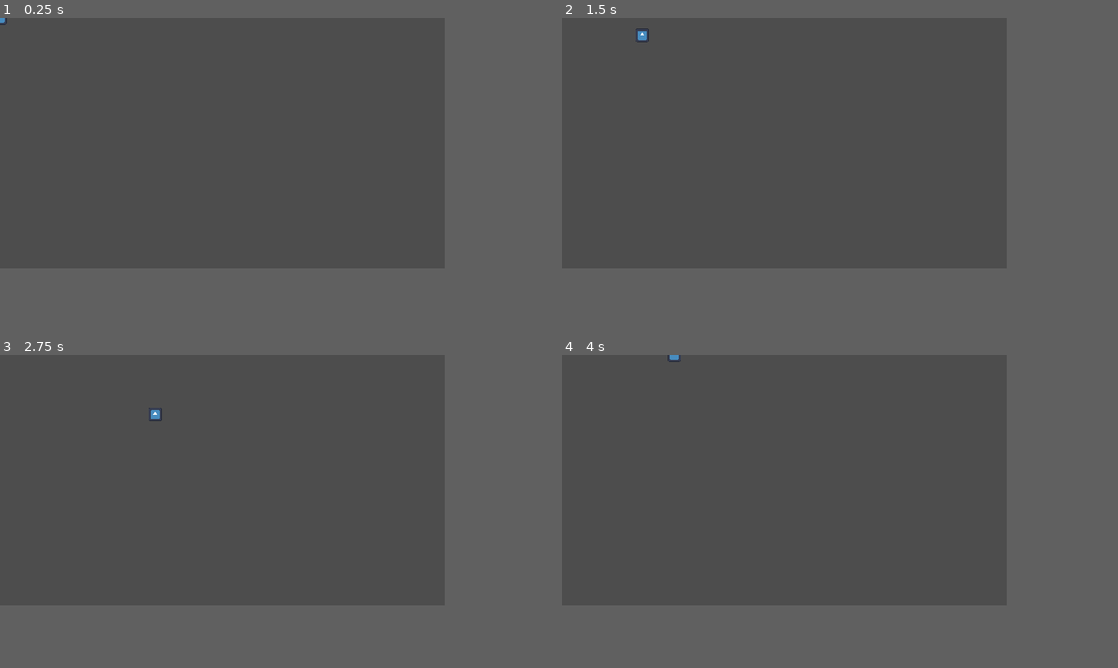
Above: before the commit, frames 1-4 (two rows, left to right).
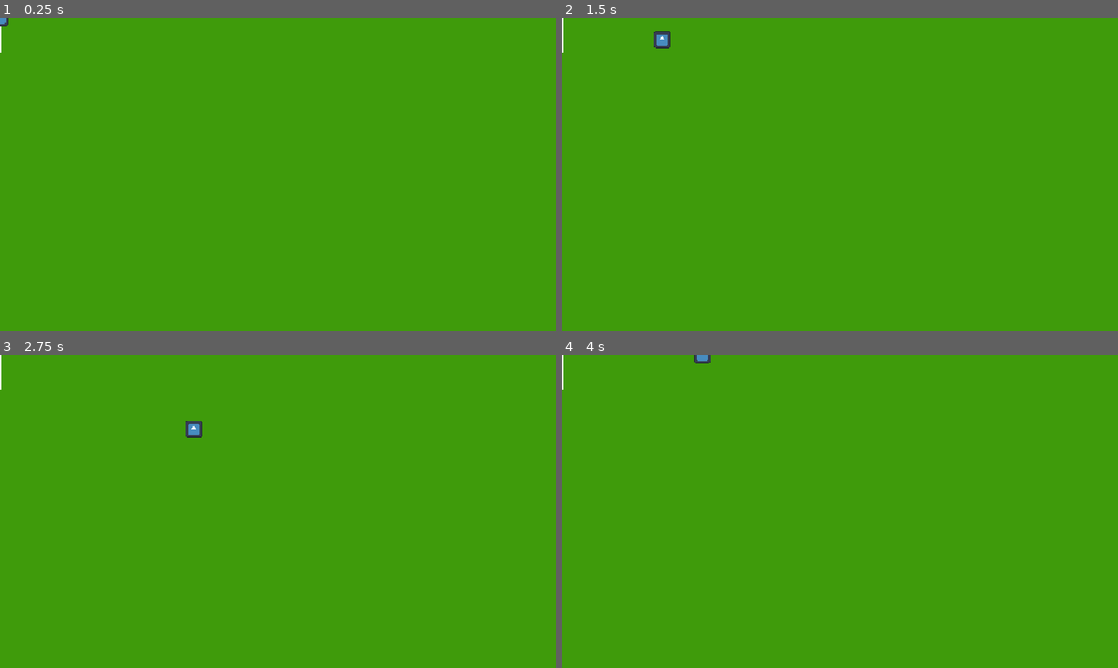
Above: after the commit, the same moments.

Repository: 24143-maker/11DIT_ASSIGMENT
Game: Godot game, scene res://scenes/match/match.tscn
Two runs of this game, one before a commit and one after it. Both use one fixed random seed, a clock stepped at 60 frames per second and the inputs below. Before the commit the project starts from res://scenes/entities/player.tscn. The engine's default icon, where the game draws it, is replaced by a stand-in: a white triangle on a blue panel in a dark square.
Inputs:
- Up to frame 1 (0.25 s): no input
- Up to frame 2 (1.5 s): tap Enter at 0.5 s; hold D (move_right) 0.53-1.28 s; hold Shift (sprint) 0.53-1.28 s; hold S (move_down) from 1.28 s (still down); tap Shift (sprint) at 1.35 s
- Up to frame 3 (2.75 s): release S (move_down) at 2.03 s; hold D (move_right) from 2.03 s (still down); hold Shift (sprint) from 2.03 s (still down)
- Up to frame 4 (4 s): release D (move_right) at 2.78 s; release Shift (sprint) at 2.78 s; hold W (move_up) 2.78-3.53 s; tap Shift (sprint) at 2.85 s; hold A (move_left) from 3.53 s (still down); hold Shift (sprint) from 3.53 s (still down)
In our replay, the window is 640x360 before the commit and 800x450 after it. These sizes can differ from the game's own. Grey fills any space a smaller window leaves; there, only what the larger window draws over its background counts as a difference.

The runs differ from the first frame. In frame 1, 64% of the frame differs, in the area x 0-80%, y 0-80%; in frame 2, 64%; in frame 3, 64%; in frame 4, 64%.

Commit message:
start field design and window changes

Diff:
--- a/project.godot
+++ b/project.godot
@@ -11,14 +11,17 @@
 [application]
 
 config/name="11DIT_ASESSMENT"
-run/main_scene="uid://do1pjcvnfwqj"
+run/main_scene="uid://b743blvwst0tc"
 config/features=PackedStringArray("4.6", "GL Compatibility")
 
 [display]
 
 window/size/viewport_width=640
 window/size/viewport_height=360
-window/stretch/mode="viewport"
+window/size/window_width_override=1280
+window/size/window_height_override=720
+window/stretch/mode="canvas_items"
+window/stretch/scale_mode="integer"
 
 [input]
 
--- /dev/null
+++ b/scenes/match/match.tscn
@@ -0,0 +1,21 @@
+[gd_scene format=3 uid="uid://b743blvwst0tc"]
+
+[ext_resource type="Script" uid="uid://cbdnwl60k2s54" path="res://scripts/match.gd" id="1_klj7n"]
+[ext_resource type="PackedScene" uid="uid://do1pjcvnfwqj" path="res://scenes/entities/player.tscn" id="1_yqfj7"]
+
+[node name="Match" type="Node2D" unique_id=661084551]
+script = ExtResource("1_klj7n")
+
+[node name="ColorRect" type="ColorRect" parent="." unique_id=858705389]
+offset_right = 896.0
+offset_bottom = 544.0
+color = Color(0.24705882, 0.60784316, 0.043137256, 1)
+
+[node name="FieldLines" type="Node2D" parent="." unique_id=36688010]
+
+[node name="ColorRect" type="ColorRect" parent="FieldLines" unique_id=1318465744]
+offset_right = 2.0
+offset_bottom = 40.0
+rotation = 0.00046614
+
+[node name="Player" parent="." unique_id=886370576 instance=ExtResource("1_yqfj7")]
--- /dev/null
+++ b/scripts/match.gd
@@ -0,0 +1,11 @@
+extends Node2D
+
+
+# Called when the node enters the scene tree for the first time.
+func _ready() -> void:
+	pass # Replace with function body.
+
+
+# Called every frame. 'delta' is the elapsed time since the previous frame.
+func _process(delta: float) -> void:
+	pass
Not shown, added: scripts/match.gd.uid
